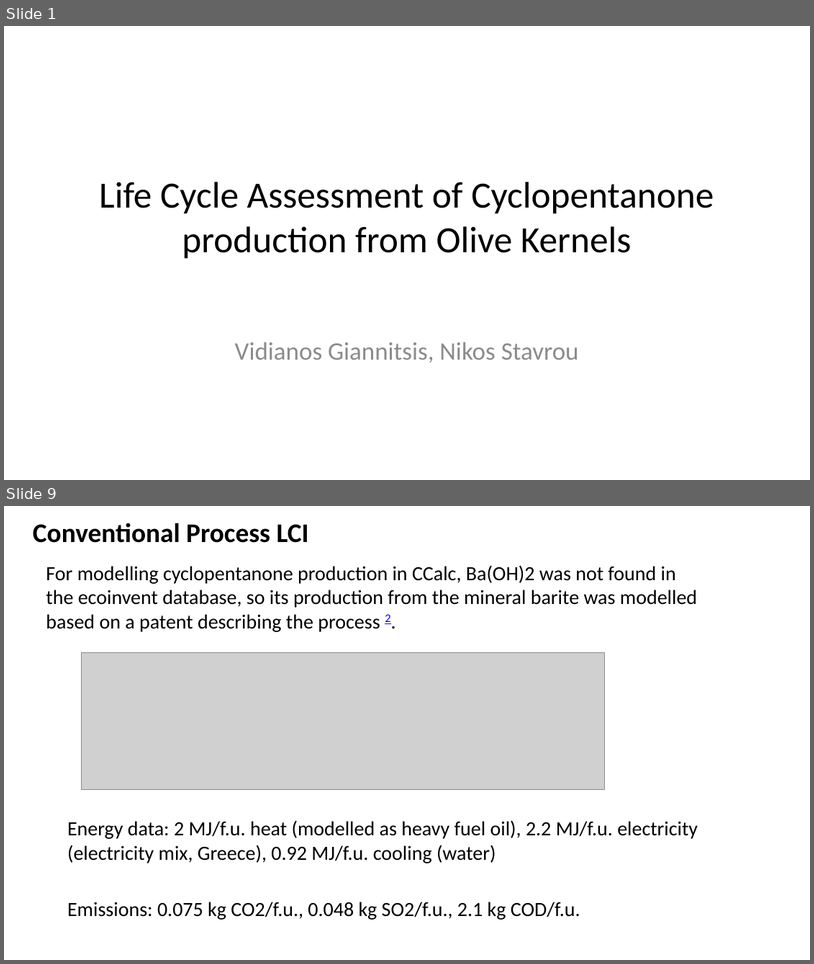
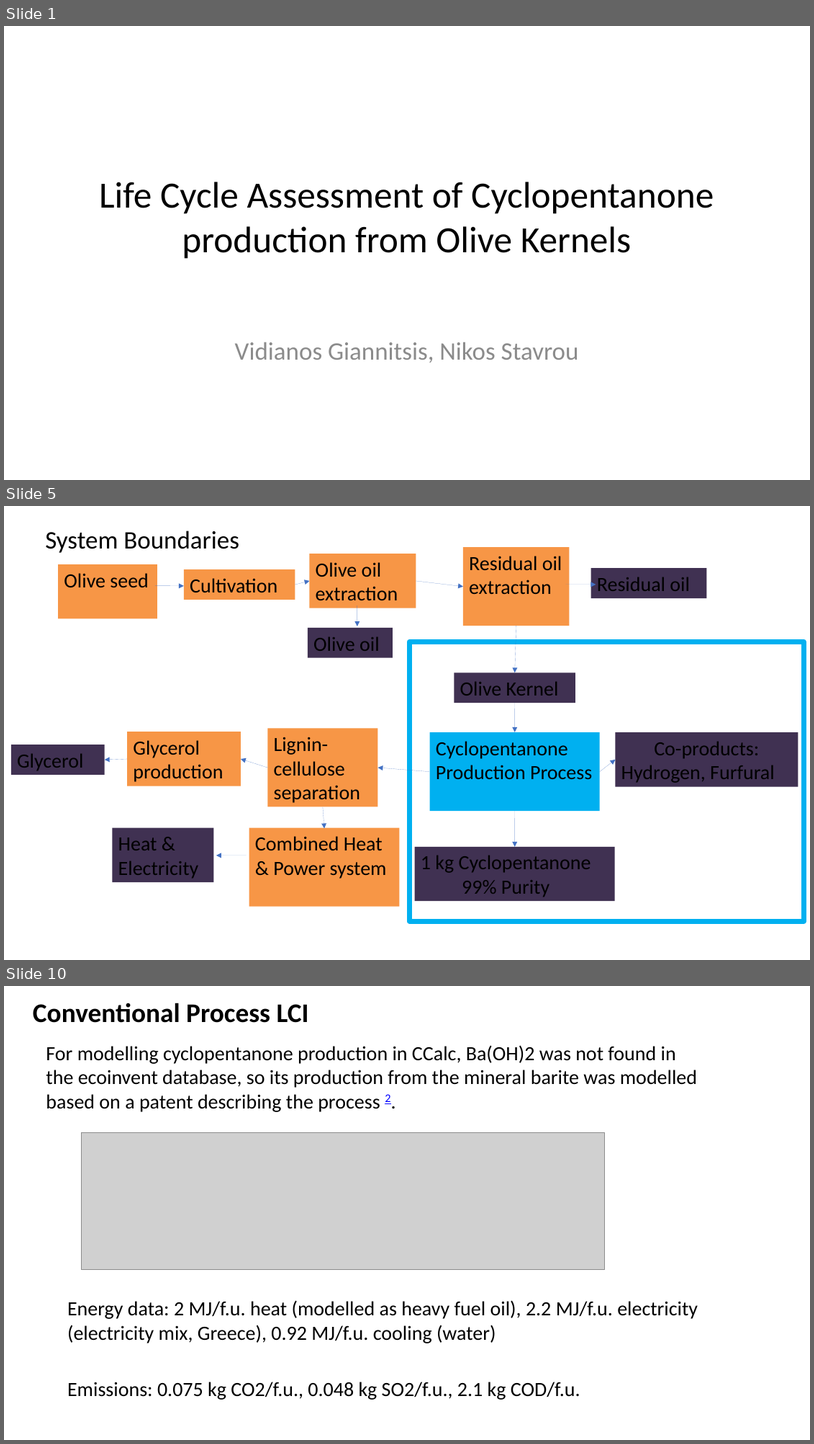
Before and after one commit to Vidianos-Giannitsis/Process-Design, a slide deck: LCA/cyclopentanone_olive_kernel_lca_presentation.pptx. Shown one above the other, each under a label of ours: slides 1 and 9 before the commit, slides 1, 5 and 10 after it; the slides between them are not shown. The pictures are 814x964 and 814x1444 pixels, drawn with LibreOffice and Linux fonts; fonts in the diff are those of the drawing; grey boxes stand for pictures. Boxes give left, top, right and bottom in pixels: in the first picture for what was removed or moved away, otherwise in the second. Text is boxed around its words. In the diff, an @@ line names an element or a change of style, - is before the commit and + after.

```diff
--- a/LCA/cyclopentanone_olive_kernel_lca_presentation.pptx
+++ b/LCA/cyclopentanone_olive_kernel_lca_presentation.pptx
@@ slide 5 added at [4, 506, 810, 960], background #FFFFFF @@
@@ title added at [45, 530, 239, 553], 30 pt, text #000000 @@
+System Boundaries
@@ rectangle added at [463, 547, 569, 626], fill #F79646, 24 pt, text #000000 @@
+Residual oil extraction
@@ rectangle added at [58, 564, 157, 618], fill #F79646, 24 pt, text #000000 @@
+Olive seed
@@ rectangle added at [184, 569, 295, 600], fill #F79646, 24 pt, text #000000 @@
+Cultivation
@@ rectangle added at [309, 554, 416, 608], fill #F79646, 24 pt, text #000000 @@
+Olive oil extraction
@@ rectangle added at [592, 569, 707, 599], fill #403152, 24 pt, text #000000 @@
+Residual oil
@@ arrow added from (155, 586) to (184, 586), #4472C4 0.75 pt @@
@@ arrow added from (295, 584) to (309, 581), #4472C4 0.75 pt @@
@@ arrow added from (416, 581) to (463, 587), #4472C4 0.75 pt @@
@@ arrow added from (566, 584) to (597, 584), #4472C4 0.75 pt @@
@@ arrow added from (358, 605) to (358, 626), #4472C4 0.75 pt @@
@@ rectangle added at [308, 628, 392, 658], fill #403152, 24 pt, text #000000 @@
+Olive oil
@@ arrow added from (517, 626) to (515, 672), #4472C4 0.75 pt @@
@@ rectangle added at [409, 641, 804, 921], fill #FFFFFF, outline #00B0F0 6 pt @@
@@ rectangle added at [454, 672, 575, 703], fill #403152, 24 pt, text #000000 @@
+Olive Kernel
@@ arrow added from (515, 703) to (515, 732), #4472C4 0.75 pt @@
@@ rectangle added at [127, 731, 241, 786], fill #F79646, 24 pt, text #000000 @@
+Glycerol production
@@ rectangle added at [268, 728, 378, 807], fill #F79646, 24 pt, text #000000 @@
+Lignin-cellulose separation
@@ rectangle added at [430, 732, 600, 811], fill #00B0F0, 24 pt, text #000000 @@
+Cyclopentanone Production Process
@@ rectangle added at [615, 732, 798, 787], fill #403152, 24 pt, text #000000 @@
+Co-products:
+Hydrogen, Furfural
@@ rectangle added at [11, 744, 105, 775], fill #403152, 24 pt, text #000000 @@
+Glycerol
@@ arrow added from (127, 759) to (104, 759), #4472C4 0.75 pt @@
@@ arrow added from (268, 767) to (241, 759), #4472C4 0.75 pt @@
@@ arrow added from (600, 772) to (615, 759), #4472C4 0.75 pt @@
@@ arrow added from (430, 772) to (378, 767), #4472C4 0.75 pt @@
@@ arrow added from (323, 807) to (324, 829), #4472C4 0.75 pt @@
@@ rectangle added at [112, 828, 214, 883], fill #403152, 24 pt, text #000000 @@
+Heat & Electricity
@@ rectangle added at [249, 828, 399, 906], fill #F79646, 24 pt, text #000000 @@
+Combined Heat & Power system
@@ arrow added from (515, 811) to (515, 847), #4472C4 0.75 pt @@
@@ rectangle added at [415, 847, 615, 901], fill #403152, 24 pt, text #000000 @@
+1 kg Cyclopentanone
+99% Purity
@@ arrow added from (247, 855) to (216, 855), #4472C4 0.75 pt @@
@@ what was slide 9 is now slide 10 @@
```
Also in this commit, not shown: 3 slides changed, 1 other slide added, 1 slide removed, 15 other files.
